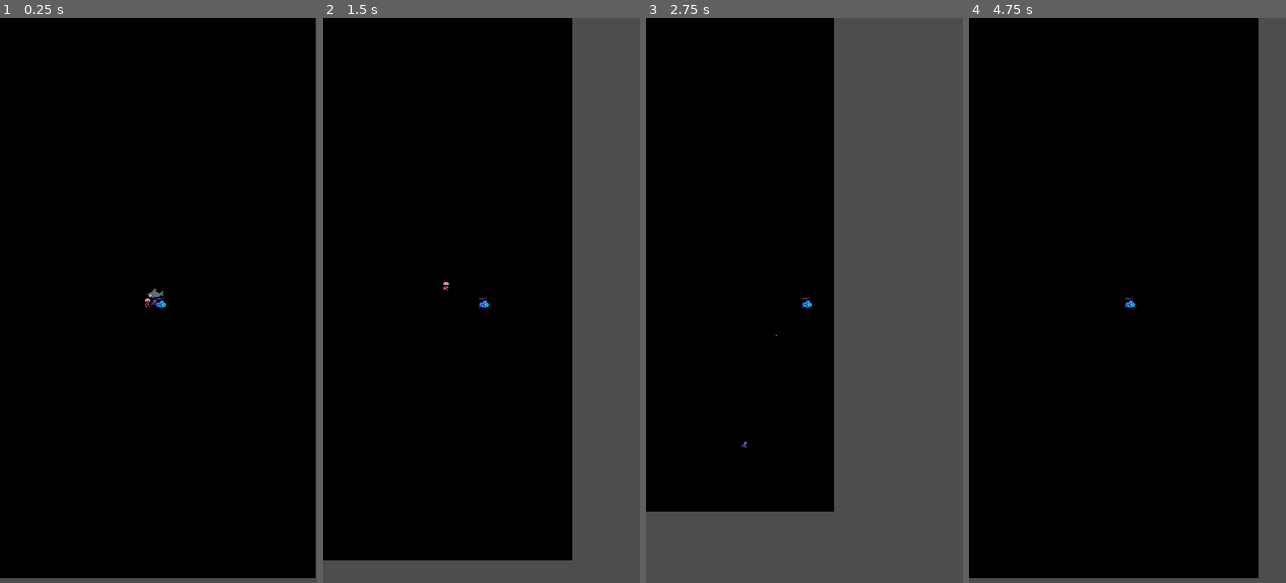
Above: before the commit, frames 1-4 (left to right).
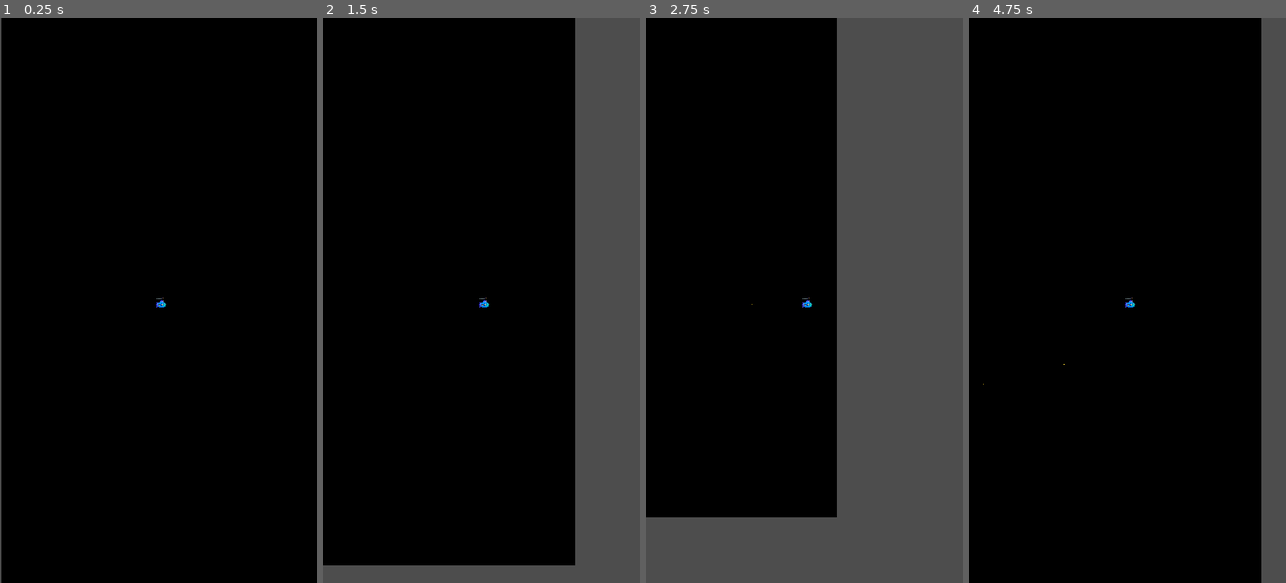
Above: after the commit, the same moments.

Repository: cotter117/hadal_zone
Game: Godot game, scene res://scenes/Main.tscn
The game is run twice, just before and just after one commit, with the same random seed, the same clock (stepped at 60 frames per second) and the same inputs.
Inputs:
- Up to frame 1 (0.25 s): no input
- Up to frame 2 (1.5 s): hold Right (move_right) 0.53-1.28 s; hold Down (move_down) from 1.28 s (still down)
- Up to frame 3 (2.75 s): release Down (move_down) at 2.03 s; hold Right (move_right) from 2.03 s (still down)
- Up to frame 4 (4.75 s): release Right (move_right) at 2.78 s; hold Up (move_up) 2.78-3.53 s; hold Left (move_left) from 3.53 s (still down)

The runs differ from the first frame. In frame 1, 1.8% of the frame differs, in the area x 0-100%, y 0-100%; in frame 2, 1.6%; in frame 3, 1.4%; in frame 4, 1.7%.

Commit message:
Added in basic enemy wave functionality and health system

Diff:
--- a/scenes/Main.tscn
+++ b/scenes/Main.tscn
@@ -1,10 +1,7 @@
-[gd_scene load_steps=6 format=3 uid="uid://cjgohjlwpjean"]
+[gd_scene load_steps=3 format=3 uid="uid://cjgohjlwpjean"]
 
 [ext_resource type="Script" path="res://scenes/main.gd" id="1_vwd6f"]
 [ext_resource type="PackedScene" uid="uid://cd4lp2mp6daaj" path="res://scenes/Player.tscn" id="2_4qmop"]
-[ext_resource type="PackedScene" uid="uid://brmgxrp2oev6h" path="res://scenes/Jellyfish.tscn" id="3_aqrbj"]
-[ext_resource type="PackedScene" uid="uid://dehart8rvo0r0" path="res://scenes/Octopus.tscn" id="4_0hlyb"]
-[ext_resource type="PackedScene" uid="uid://dwicw0f7gdrit" path="res://scenes/Shark.tscn" id="5_232d5"]
 
 [node name="Main" type="Node2D"]
 script = ExtResource("1_vwd6f")
@@ -16,13 +13,7 @@
 offset_bottom = 961.0
 color = Color(3.83503e-05, 2.6956e-08, 0.00111794, 1)
 
-[node name="CharacterBody2D" parent="." instance=ExtResource("2_4qmop")]
+[node name="Player" parent="." instance=ExtResource("2_4qmop")]
 
-[node name="Camera2D" type="Camera2D" parent="CharacterBody2D"]
+[node name="PlayerCamera" type="Camera2D" parent="Player"]
 position = Vector2(-8, -7)
-
-[node name="CharacterBody2D2" parent="." instance=ExtResource("3_aqrbj")]
-
-[node name="CharacterBody2D3" parent="." instance=ExtResource("4_0hlyb")]
-
-[node name="CharacterBody2D4" parent="." instance=ExtResource("5_232d5")]
--- a/scenes/bullet.gd
+++ b/scenes/bullet.gd
@@ -12,6 +12,8 @@
 
 func _on_body_entered(body):
 	if body.is_in_group("enemies"):
-		print("Bullet hit: ", body.name)
-		body.queue_free()
+		if body.has_method("take_damage"):
+			body.take_damage(1)
+		else:
+			body.queue_free # Fallback
 		queue_free()
--- a/scenes/jellyfish.gd
+++ b/scenes/jellyfish.gd
@@ -1,6 +1,8 @@
 extends CharacterBody2D
 
-@export var speed: float = 150.0
+@export var speed: float = 80.0
+@export var health: int = 1
+
 var player: Node2D
 
 func _ready():
@@ -11,3 +13,8 @@
 		var direction = (player.global_position - global_position).normalized()
 		velocity = direction * speed
 		move_and_slide()
+
+func take_damage(amount: int):
+	health -= amount
+	if health <= 0:
+		queue_free()
--- a/scenes/main.gd
+++ b/scenes/main.gd
@@ -6,12 +6,13 @@
 var enemy_scenes = []
 var player: Node2D
 var spawn_timer: Timer
+var game_timer: float = 0.0
 
 func _ready():
 	# Load enemy scenes
-	enemy_scenes.append(preload("res://scenes/Jellyfish.tscn"))
-	enemy_scenes.append(preload("res://scenes/Octopus.tscn"))
-	enemy_scenes.append(preload("res://scenes/Shark.tscn"))
+	enemy_scenes.append(preload("res://scenes/Jellyfish.tscn"))  # Easy enemy
+	enemy_scenes.append(preload("res://scenes/Octopus.tscn"))    # Medium enemy
+	enemy_scenes.append(preload("res://scenes/Shark.tscn"))      # Hard enemy
 
 	player = get_tree().get_first_node_in_group("player")
 
@@ -22,12 +23,25 @@
 	add_child(spawn_timer)
 	spawn_timer.start()
 
+func _process(delta):
+	game_timer += delta
+
 func _spawn_enemy():
 	if not player:
 		return
 
-	# Pick random enemy
-	var enemy_scene = enemy_scenes[randi() % enemy_scenes.size()]
+	# Progressive enemy selection based on time
+	var enemy_scene
+	if game_timer < 30.0:
+		# First 30 seconds: Only jellyfish (easy)
+		enemy_scene = enemy_scenes[0]
+	elif game_timer < 60.0:
+		# 30-60 seconds: Jellyfish and octopus
+		enemy_scene = enemy_scenes[randi() % 2]
+	else:
+		# After 60 seconds: All enemy types
+		enemy_scene = enemy_scenes[randi() % enemy_scenes.size()]
+
 	var enemy = enemy_scene.instantiate()
 
 	# Spawn at random position around player
--- a/scenes/octopus.gd
+++ b/scenes/octopus.gd
@@ -1,6 +1,8 @@
 extends CharacterBody2D
 
-@export var speed: float = 150.0
+@export var speed: float = 100.0
+@export var health: int = 2
+
 var player: Node2D
 
 func _ready():
@@ -11,3 +13,8 @@
 		var direction = (player.global_position - global_position).normalized()
 		velocity = direction * speed
 		move_and_slide()
+
+func take_damage(amount: int):
+	health -= amount
+	if health <= 0:
+		queue_free()
--- a/scenes/shark.gd
+++ b/scenes/shark.gd
@@ -1,6 +1,8 @@
 extends CharacterBody2D
 
-@export var speed: float = 150.0
+@export var speed: float = 120.0
+@export var health: int = 3
+
 var player: Node2D
 
 func _ready():
@@ -11,3 +13,8 @@
 		var direction = (player.global_position - global_position).normalized()
 		velocity = direction * speed
 		move_and_slide()
+
+func take_damage(amount: int):
+	health -= amount
+	if health <= 0:
+		queue_free()
